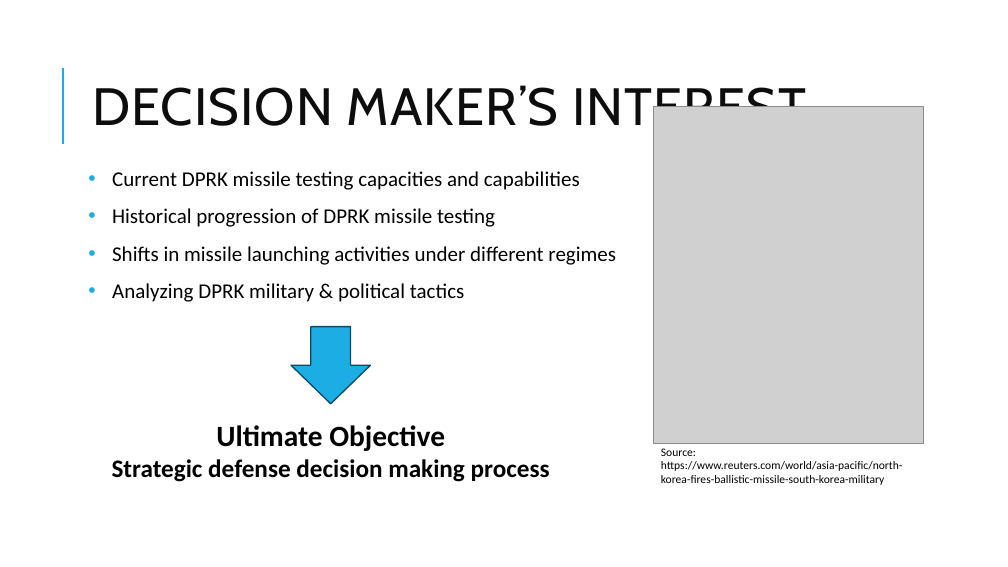
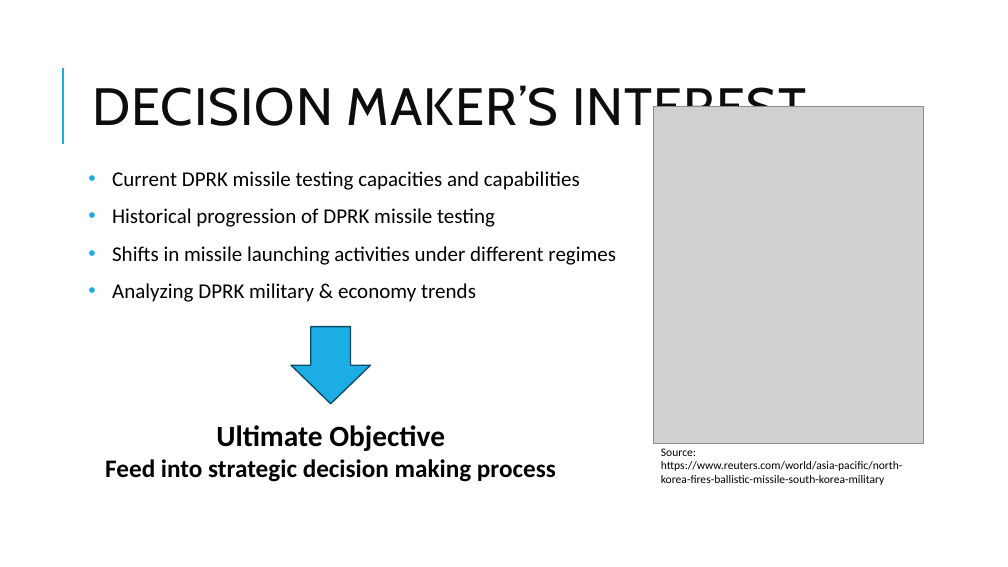
Before and after one commit to mesege1/dprk_missile_stats, a slide deck: slide 2 of ppt/dprk_missile_testing.pptx. Drawn at 1008x567 pixels with LibreOffice and Linux fonts; fonts in the diff are those of the drawing; grey boxes stand for pictures. Boxes give left, top, right and bottom in pixels: in the first picture for what was removed or moved away, otherwise in the second. Text is boxed around its words. In the diff, an @@ line names an element or a change of style, - is before the commit and + after.

```diff
--- a/ppt/dprk_missile_testing.pptx
+++ b/ppt/dprk_missile_testing.pptx
@@ text at bbox=[112, 283, 476, 302]: text changed @@
-• Analyzing DPRK military & political tactics
+• Analyzing DPRK military & economy trends
@@ text at bbox=[105, 459, 556, 482]: text changed @@
-Strategic defense decision making process
+Feed into strategic decision making process
```
Also in this commit, not shown: 3 other slides changed, 3 slides added, 8 other files.
